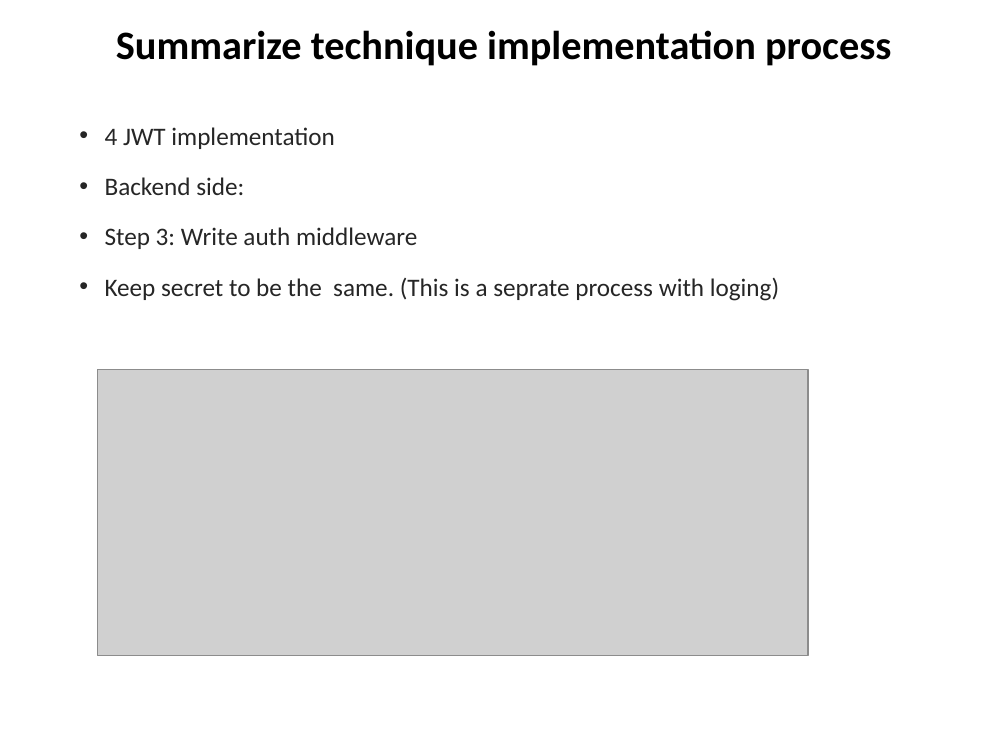
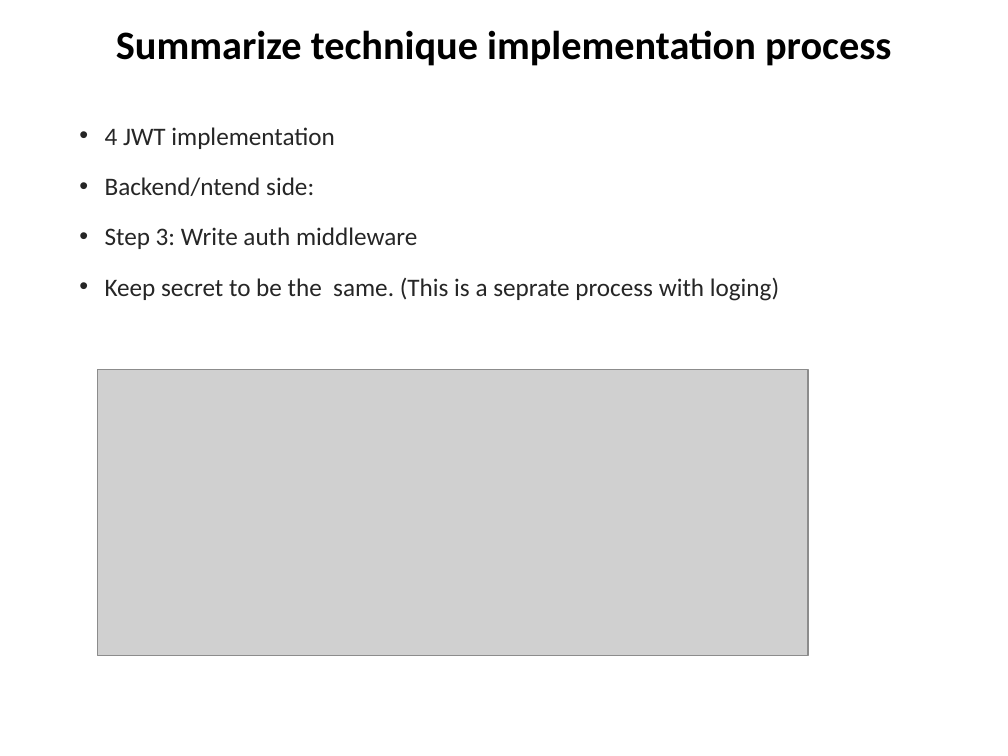
Before and after one commit to chuacw/SGUS-Slides, a slide deck: slide 11 of BCI - Day13 - Reactjs 2 Web3.pptx. Drawn at 1008x756 pixels with LibreOffice and Linux fonts; fonts in the diff are those of the drawing; grey boxes stand for pictures. Boxes give left, top, right and bottom in pixels: in the first picture for what was removed or moved away, otherwise in the second. Text is boxed around its words. In the diff, an @@ line names an element or a change of style, - is before the commit and + after.

```diff
--- a/BCI - Day13 - Reactjs 2 Web3.pptx
+++ b/BCI - Day13 - Reactjs 2 Web3.pptx
@@ text at [105,177,314,196]: text changed @@
-• Backend side:
+• Backend/ntend side:
```
Also in this commit, not shown: 2 other slides changed, 2 other files.
